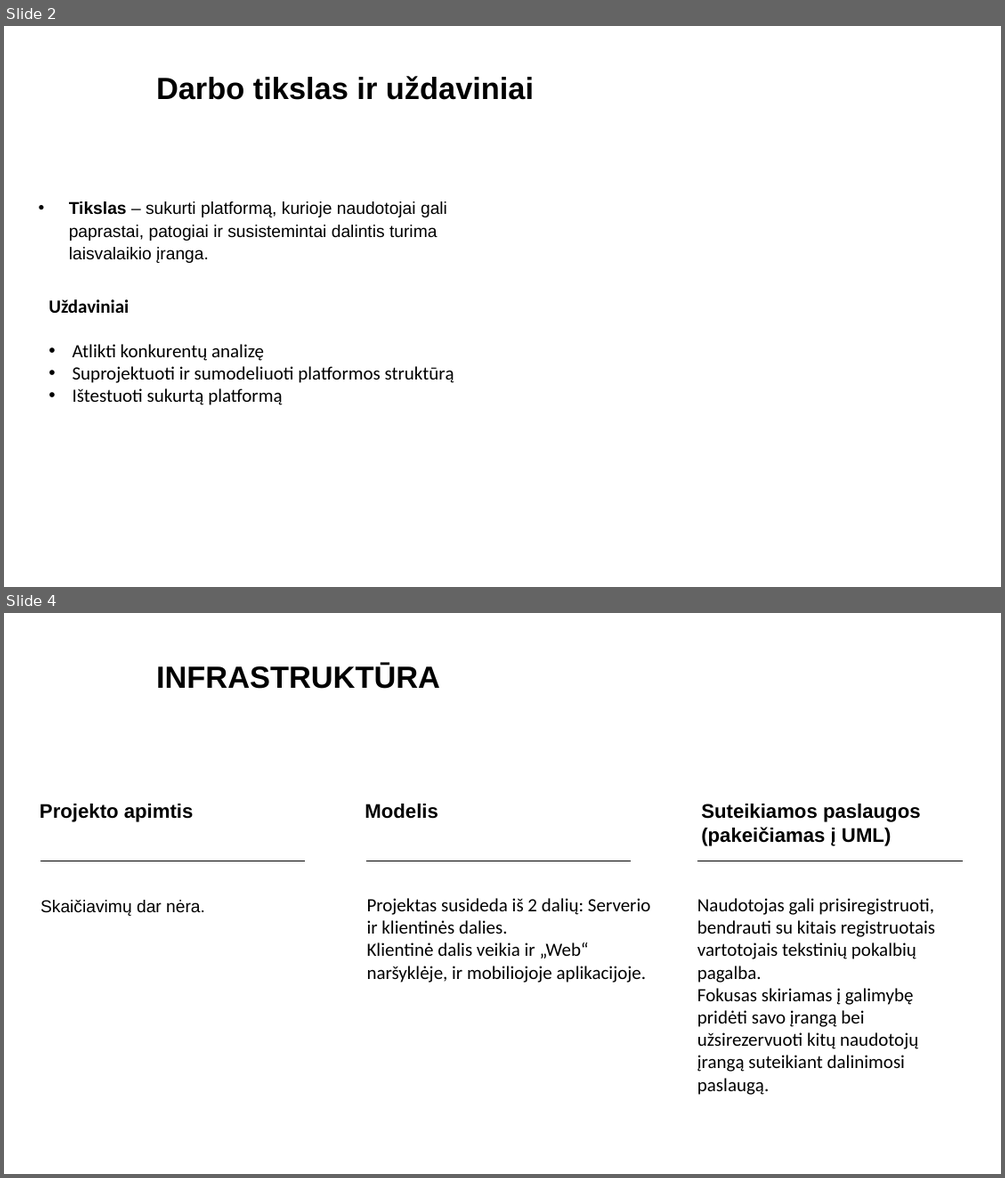
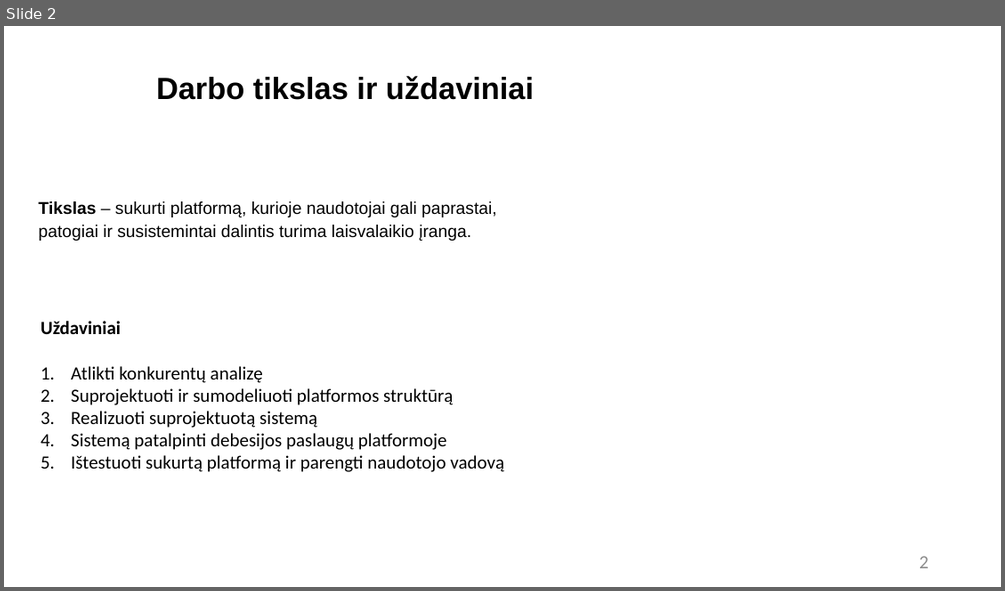
Before and after one commit to RedasNiuklys/Laisvalaikio-preki--dalinimosi-platforma, a slide deck: Office_stuff/Tarpinio Gynimo skaidrės.pptx. Shown one above the other, each under a label of ours: slides 2 and 4 before the commit, slide 2 after it; the slides between them are not shown. The pictures are 1005x1178 and 1005x591 pixels, drawn with LibreOffice and Linux fonts; fonts in the diff are those of the drawing; background and template pictures are left out. Boxes give left, top, right and bottom in pixels: in the first picture for what was removed or moved away, otherwise in the second. Text is boxed around its words. In the diff, an @@ line names an element or a change of style, - is before the commit and + after.

```diff
--- a/Office_stuff/Tarpinio Gynimo skaidrės.pptx
+++ b/Office_stuff/Tarpinio Gynimo skaidrės.pptx
@@ slide 4 removed at [4,613,1001,1174], background picture (left out) @@
@@ title removed at [156,663,440,689] @@
-INFRASTRUKTŪRA
@@ text removed at [40,803,194,822] @@
-Projekto apimtis
@@ text removed at [364,803,438,819] @@
-Modelis
@@ text removed at [701,803,921,846] @@
-Suteikiamos paslaugos (pakeičiamas į UML)
@@ line removed from (40, 861) to (305, 861) @@
@@ line removed from (366, 861) to (631, 861) @@
@@ line removed from (697, 861) to (963, 861) @@
@@ text removed at [40,900,205,916] @@
-Skaičiavimų dar nėra.
@@ text removed at [367,898,650,982] @@
-Projektas susideda iš 2 dalių: Serverio ir klientinės dalies.
-Klientinė dalis veikia ir „Web“ naršyklėje, ir mobiliojoje aplikacijoje.
@@ text removed at [697,898,935,1094] @@
-Naudotojas gali prisiregistruoti, bendrauti su kitais registruotais vartotojais tekstinių pokalbių pagalba.
-Fokusas skiriamas į galimybę pridėti savo įrangą bei užsirezervuoti kitų naudotojų įrangą suteikiant dalinimosi paslaugą.
@@ slide 2 changed as well @@
@@ text "Tikslas – sukurti platformą, kurioje ..." at [39,201,496,240]: bullet • to none @@
@@ text "Uždaviniai": place and size @@
-text "Uždaviniai" at [48,299,454,405]
+text "Uždaviniai" at [40,321,504,472]
@@ text at [71,366,453,405]: bullet • to 1. @@
@@ text at [71,410,504,472]: text changed @@
-• Ištestuoti sukurtą platformą
+3. Realizuoti suprojektuotą sistemą
+4. Sistemą patalpinti debesijos paslaugų platformoje
+5. Ištestuoti sukurtą platformą ir parengti naudotojo vadovą
@@ page number added at [919,556,929,568], 36 pt, text #8C8C8C @@
+2
```
Also in this commit, not shown: 4 other slides changed, 11 slides added, 5 other slides removed, 13 other files.
